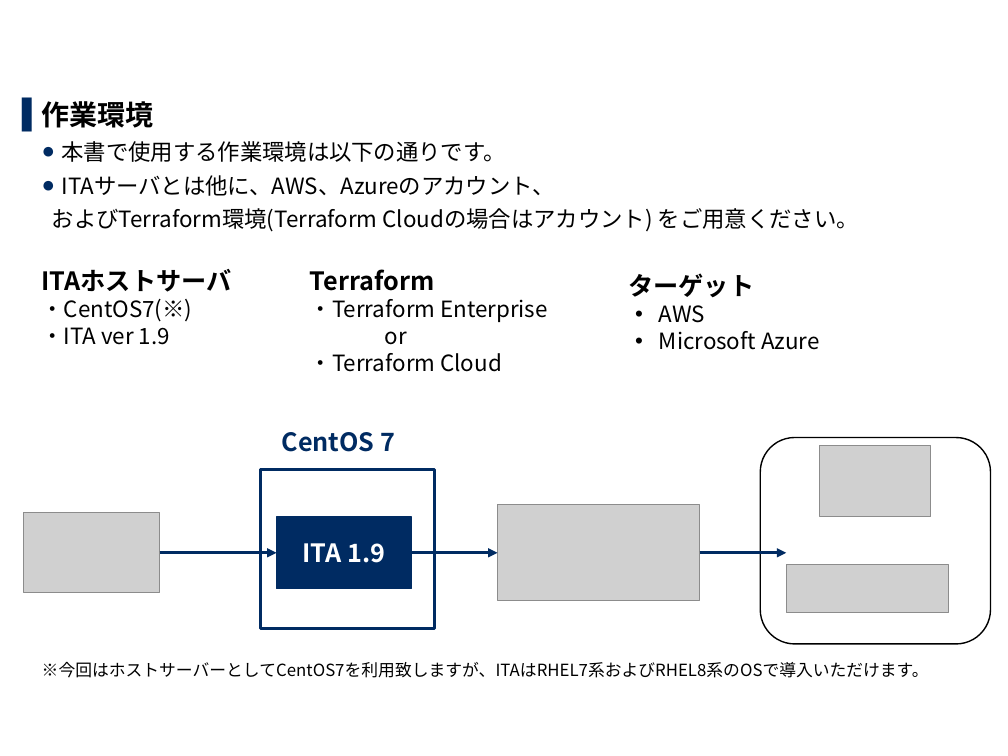
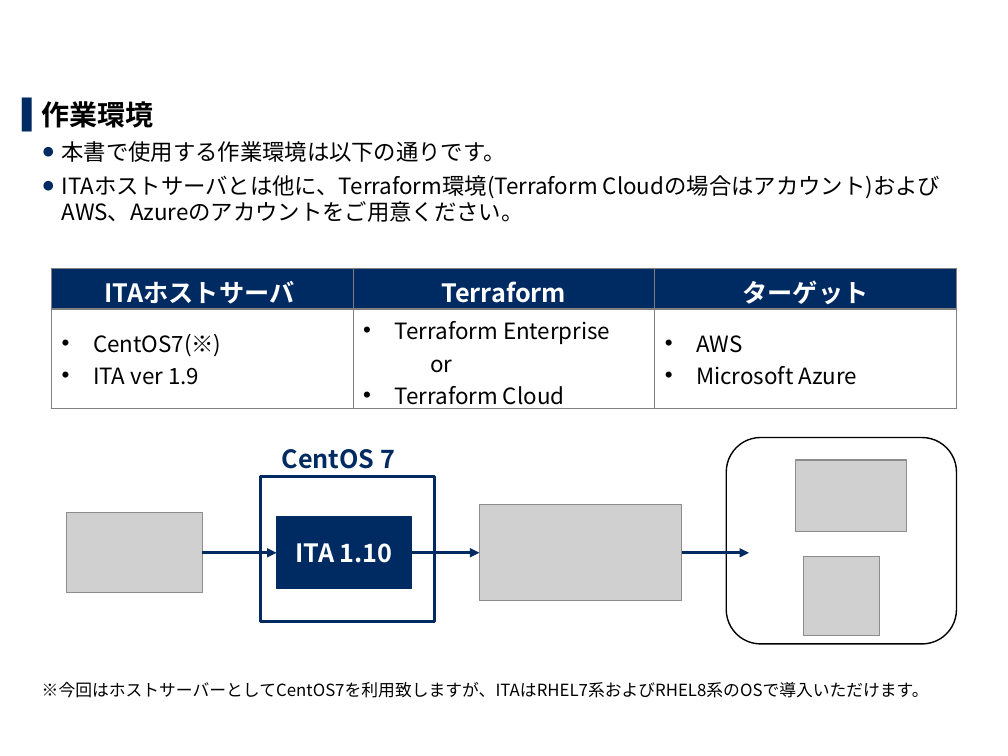
Before and after one commit to exastro-suite/it-automation-docs, a slide deck: slide 5 of asset/Learn_ja/ITA-Terraform-driver-practice_ja.pptx. Drawn at 1008x756 pixels with LibreOffice and Linux fonts; fonts in the diff are those of the drawing; grey boxes stand for pictures; background and template pictures are left out. Boxes give left, top, right and bottom in pixels: in the first picture for what was removed or moved away, otherwise in the second. Text is boxed around its words. In the diff, an @@ line names an element or a change of style, - is before the commit and + after.

```diff
--- a/asset/Learn_ja/ITA-Terraform-driver-practice_ja.pptx
+++ b/asset/Learn_ja/ITA-Terraform-driver-practice_ja.pptx
@@ text at (x1=62, y1=175, x2=940, y2=222): text changed @@
-  ● ITAサーバとは他に、AWS、Azureのアカウント、
-  およびTerraform環境(Terraform Cloudの場合はアカウント) をご用意ください。
+  ● ITAホストサーバとは他に、Terraform環境(Terraform Cloudの場合はアカウント)およびAWS、Azureのアカウントをご用意ください。
@@ text removed at (x1=42, y1=269, x2=232, y2=345) @@
-ITAホストサーバ
-・CentOS7(※)
-・ITA ver 1.9
@@ table added at (x1=51, y1=268, x2=956, y2=413), 2 rows, 3 columns @@
+ITAホストサーバ | Terraform | ターゲット
+CentOS7(※) / ITA ver 1.9 | Terraform Enterprise / or / Terraform Cloud | AWS / Microsoft Azure
@@ text removed at (x1=310, y1=269, x2=547, y2=372) @@
-Terraform
-・Terraform Enterprise
-or
-・Terraform Cloud
@@ text removed at (x1=628, y1=273, x2=819, y2=350) @@
-  ターゲット
-  • AWS
-  • Microsoft Azure
@@ text "CentOS 7" moved from (x1=282, y1=432, x2=395, y2=452) to (x1=282, y1=449, x2=395, y2=469) @@
@@ rounded rectangle moved from (x1=760, y1=437, x2=990, y2=644) to (x1=727, y1=437, x2=957, y2=644) @@
@@ rectangle resized from (x1=260, y1=470, x2=434, y2=629) to (x1=260, y1=477, x2=434, y2=621) @@
@@ picture moved from (x1=820, y1=446, x2=930, y2=517) to (x1=795, y1=460, x2=906, y2=531) @@
@@ picture moved from (x1=498, y1=505, x2=701, y2=601) to (x1=480, y1=505, x2=682, y2=601) @@
@@ picture moved from (x1=24, y1=513, x2=160, y2=593) to (x1=67, y1=513, x2=203, y2=593) @@
@@ arrow moved from (159, 552) - (276, 552) to (203, 552) - (276, 552) @@
@@ text in rectangle at (x1=295, y1=543, x2=393, y2=563): text changed @@
-ITA 1.9
+ITA 1.10
@@ arrow moved from (411, 552) - (498, 552) to (411, 552) - (480, 552) @@
@@ arrow moved from (700, 552) - (786, 552) to (681, 552) - (749, 552) @@
@@ picture removed at (x1=786, y1=564, x2=949, y2=613) @@
@@ picture added at (x1=803, y1=556, x2=880, y2=635) @@
```
Also in this commit, not shown: 36 other slides changed, 3 other files.
